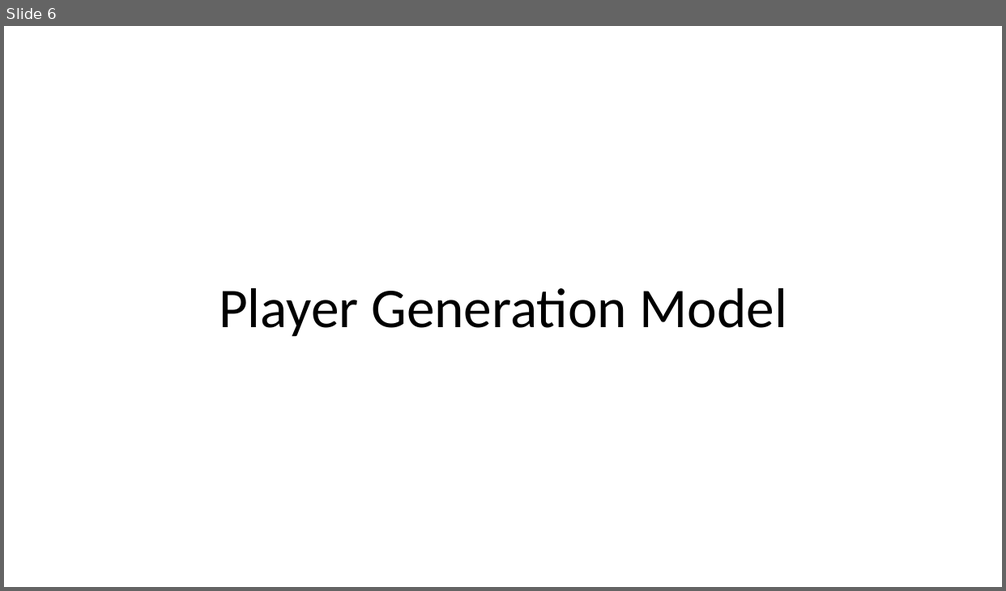
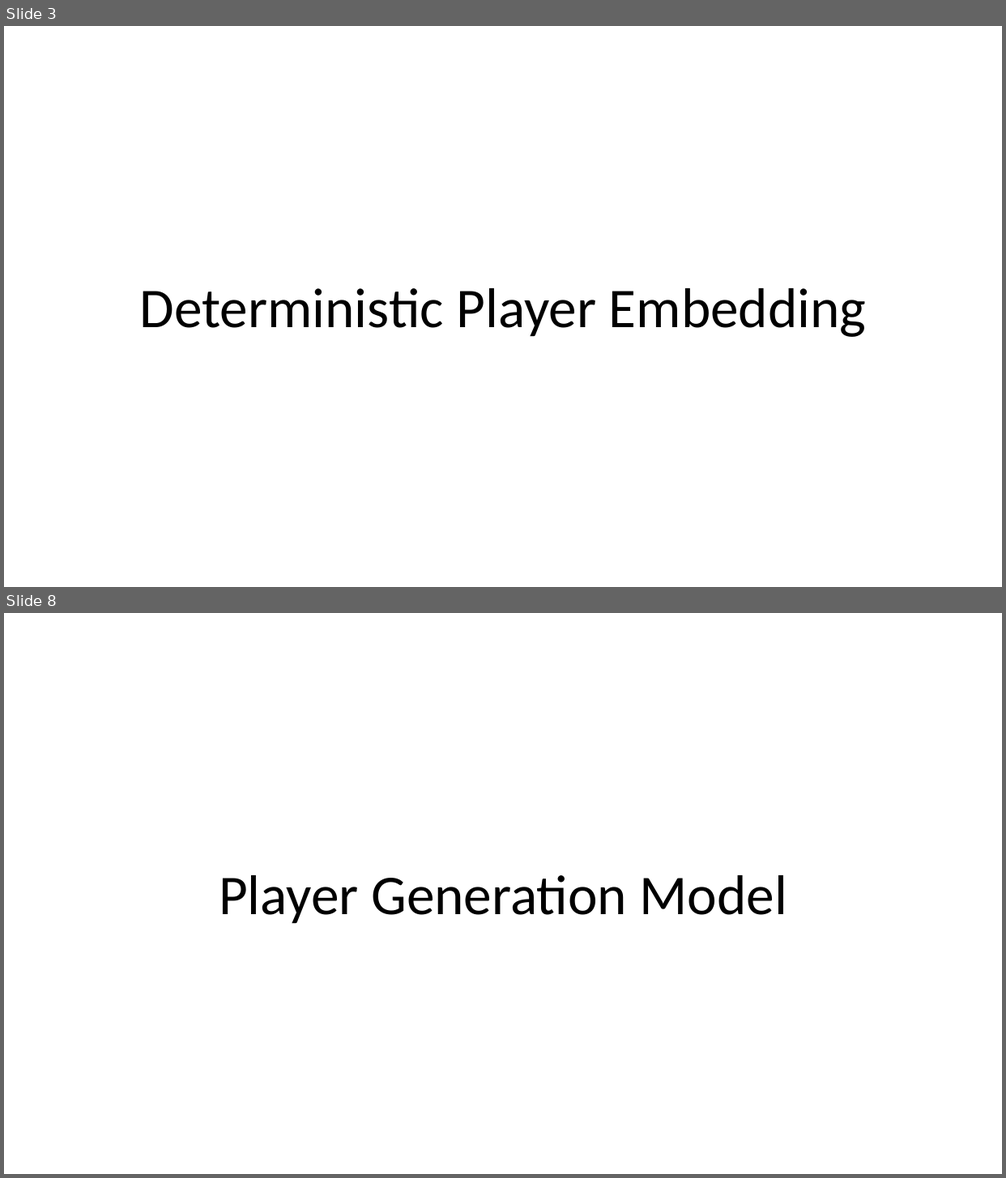
Before and after one commit to Guiliang/sport-analytic-variational-embedding, a slide deck: sport-vae.pptx. Shown one above the other, each under a label of ours: slide 6 before the commit, slides 3 and 8 after it; the slides between them are not shown. The pictures are 1006x591 and 1006x1178 pixels, drawn with LibreOffice and Linux fonts; fonts in the diff are those of the drawing. Boxes give left, top, right and bottom in pixels: in the first picture for what was removed or moved away, otherwise in the second. Text is boxed around its words. In the diff, an @@ line names an element or a change of style, - is before the commit and + after.

```diff
--- a/sport-vae.pptx
+++ b/sport-vae.pptx
@@ slide 3 added at bbox=[4, 26, 1002, 587], background #FFFFFF @@
@@ title added at bbox=[140, 288, 867, 337], 54 pt, text #000000 @@
+Deterministic Player Embedding
@@ what was slide 6 is now slide 8 @@
```
Also in this commit, not shown: 4 slides changed, 2 other slides added.
